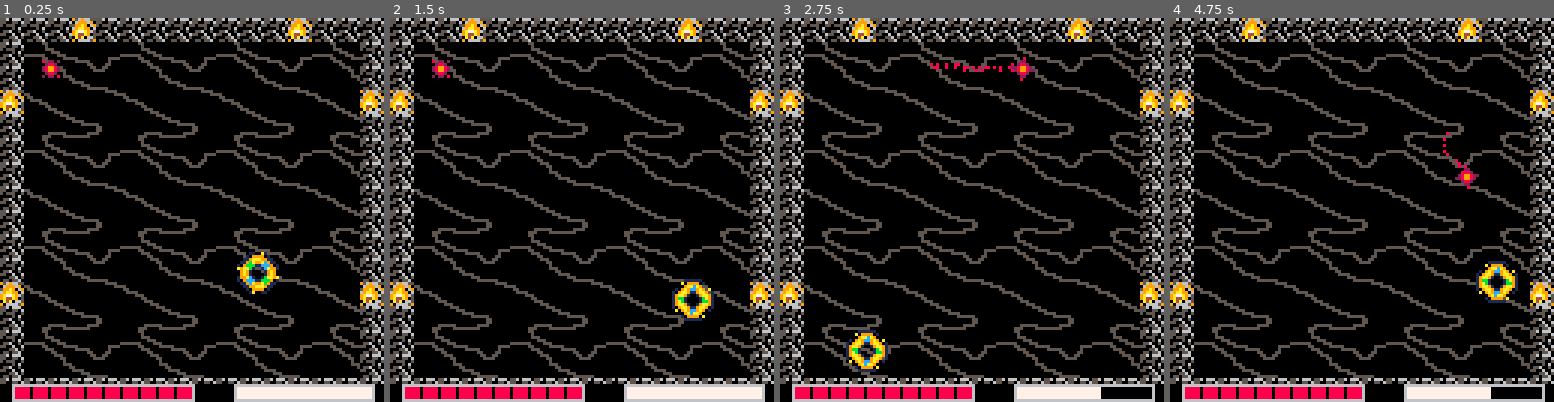
Above: before the commit, frames 1-4 (left to right).
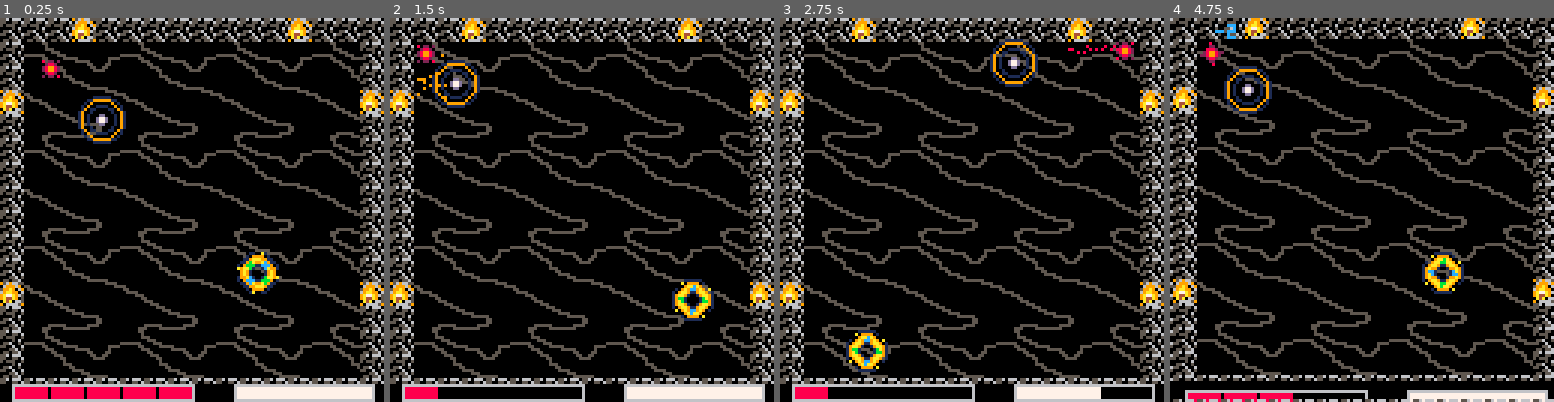
Above: after the commit, the same moments.

Repository: Nakeeb0/NAHL
Game: PICO-8 cartridge nahl.p8
Two runs of this game, one before a commit and one after it. Both use one fixed random seed, a clock stepped at 60 frames per second and the inputs below.
Inputs:
- Up to frame 1 (0.25 s): no input
- Up to frame 2 (1.5 s): tap X (X key) at 0.33, 1.07 s; tap O (Z key) at 0.7 s
- Up to frame 3 (2.75 s): hold Right 1.6-2.1 s; tap O (Z key) at 1.7, 2.1, 2.5 s; tap X (X key) at 1.85 s; hold Up 2.15-2.42 s; hold Right from 2.47 s (still down)
- Up to frame 4 (4.75 s): tap O (Z key) every 0.4 s from 2.9 to 4.5 s; tap X (X key) at 2.97, 4.08 s; release Right at 3.03 s; hold Left 3.08-3.58 s; hold Down 3.63-3.97 s; hold Right 4.02-4.68 s; hold Up from 4.73 s (still down)

The runs differ from the first frame. In frame 1, 0.9% of the frame differs, in the area x 7-47%, y 20-100%; in frame 2, 2.1%; in frame 3, 2.2%; in frame 4, 37%, in the area x 0-100%, y 0-100%.

Commit message:
Added a new boss, a basic sprite for it too

Diff:
--- a/ai.lua
+++ b/ai.lua
@@ -72,7 +72,7 @@
 	local a = base_ai.new(x, y)
 	setmetatable(a, follower_boss)
 	a.type = "follower-boss"
-	a.frames = 4
+	a.frames = 1
 	a.damage = 2
 	a.max_velocity = 1
 	a.accel = 0.01
@@ -80,13 +80,13 @@
 	a.bounce = 1
 	a.weight = 4
 	a.hp_max = 7
-	a.force_threshold = 2.3
+	a.force_threshold = 1.8
 	a.hp = 7
 	a.w = 7
 	a.h = 7
 	a.velocity_cutoff = 0.1
 	a.force = 2.5
-	a.index = 33
+	a.index = 65
 	return a
 end
 
--- a/nahl.lua
+++ b/nahl.lua
@@ -4,10 +4,10 @@
 	score = 0
 	timer = 0
 	shake_timer = 0
-	shake_amount_coeff = 0.5
+	shake_amount_coeff = 0.4
 	shake_duration_coeff = 0.4
-	max_shake_amount = 8
-	max_shake_duration = 12
+	max_shake_amount = 4
+	max_shake_duration = 8
 	last_pressed = {
 		left = -500,
 		right = -500,
@@ -23,15 +23,15 @@
 	player = make_actor(17, 32, 32)
 	player.w = 3
 	player.h = 3
-	player.accel = 0.3
-	player.force = 1.6
-	player.weight = 1
+	player.accel = 0.18
+	player.force = 1.5
+	player.weight = 2
 	player.friction = 0.975
 	player.team = 0
-	player.hp = 10
-	player.hp_max = 10
+	player.hp = 5
+	player.hp_max = 5
 	player.force_threshold = 0.35
-	player.damage = 10
+	player.damage = 3
 	player.hard_mode = 0
 	player.type = "player"
 	-- Define the available powerups
@@ -80,8 +80,8 @@
 		}
 		,
 		{
-			name = "Harder",
-			desc = "surprise!!",
+			name = "more",
+			desc = "one more boss",
 			apply = function(p)
 				p.hard_mode = p.hard_mode+1
 			end,
@@ -91,8 +91,8 @@
 		}
 		,
 		{
-			name = "Fat",
-			desc = "More mass",
+			name = "heavy",
+			desc = "more mass",
 			apply = function(p)
 				p.weight = p.weight+1
 			end,
@@ -107,8 +107,10 @@
 
 	player.force_threshold = 0.5
 
-	a = straight_boss.new(100, 100)
+	local a = straight_boss.new(100, 100)
 	a:create_minions(400)
+	local b = follower_boss.new(60,60)
+
 end
 
 function _update60()
Not shown, changed: 146 lines of the sprite sheet (__gfx__) section of nahl.p8
Not shown, changed: the thumbnail (__label__) section of nahl.p8
